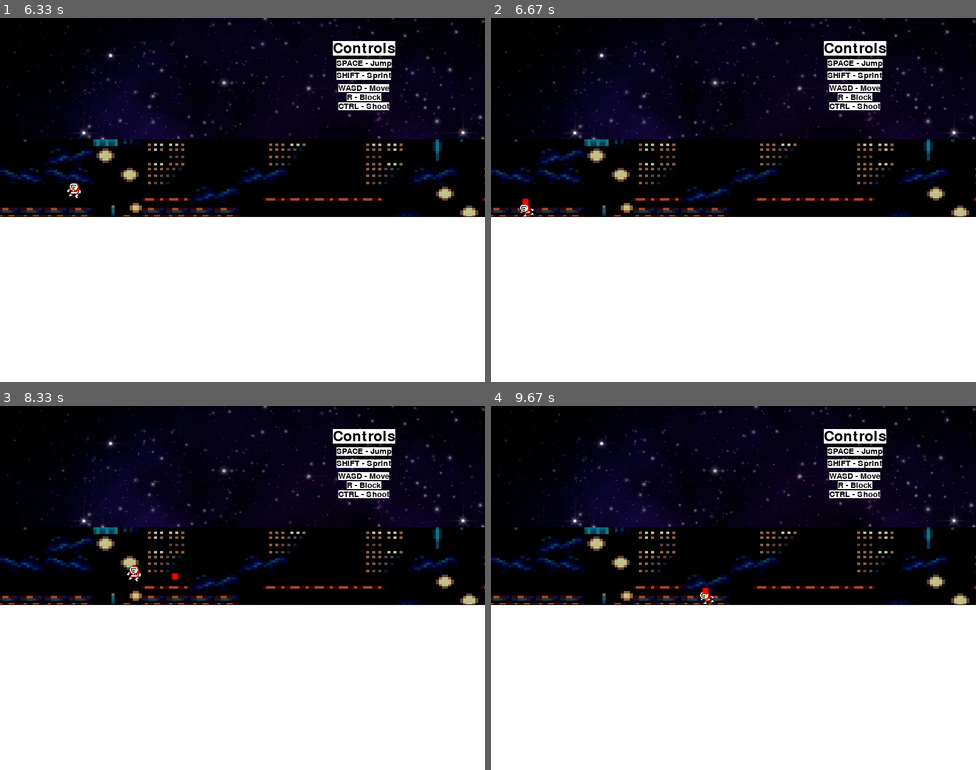
Above: before the commit, frames 1-4 (two rows, left to right).
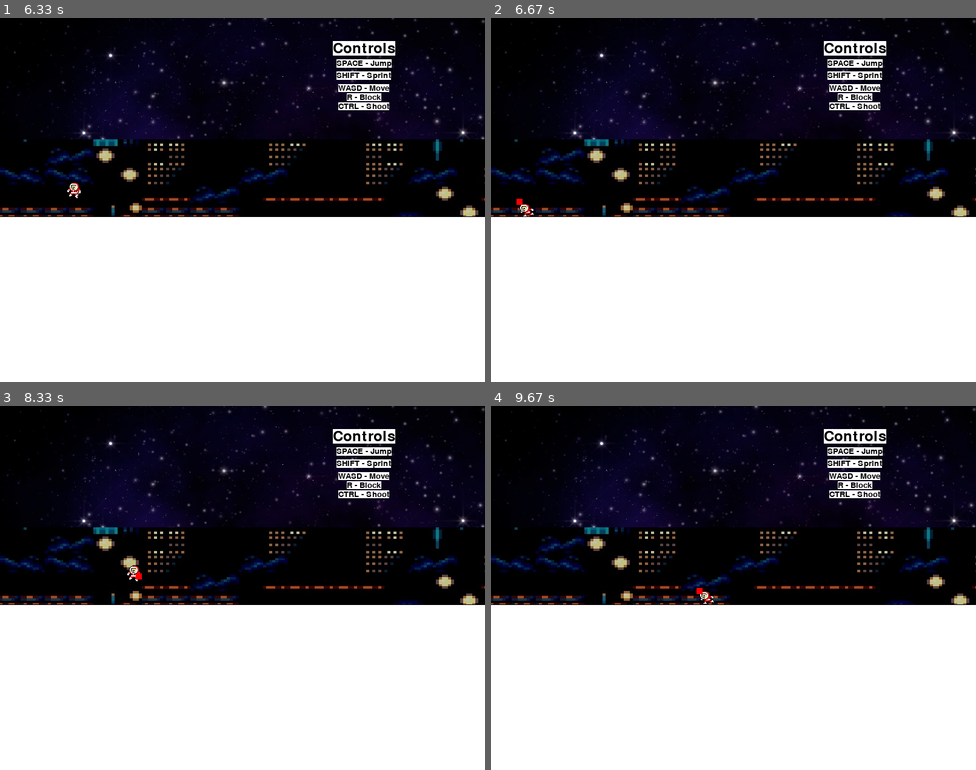
Above: after the commit, the same moments.

Repository: hortonew/2dfighter
Game: pygame game, started from main.py
The game is run twice, just before and just after one commit, with the same random seed, the same clock (stepped at 60 frames per second) and the same inputs. The source is Python 2; it was converted automatically to run under Python 3.
Inputs (mouse positions are in pixels of both pictures, inside the frame that each line leads up to):
- Up to frame 1 (6.33 s): tap Ctrl at 0.33, 0.82, 2.38, 3.82, 5.22 s; hold D 0.67-1.13 s; move the mouse to (397, 189) at 0.7 s; tap Space at 0.73, 1.03, 1.23, 1.53, 1.73, 2.03, 2.3, 2.63, 2.93, 3.07, 3.37, 3.73, 4.13, 4.43, 4.63, 4.93, 5.13, 5.43, 5.63, 5.93 s; hold D 1.17-1.63 s; move the mouse to (126, 203) at 1.2 s; tap 2 at 1.32, 2.72, 4.22, 5.72 s; hold A 1.67-2.2 s; move the mouse to (92, 145) at 1.7 s; hold S 2.23-2.53 s; move the mouse to (315, 72) at 2.27 s; hold A 2.57-2.97 s; move the mouse to (300, 232) at 2.6 s; hold D 3-3.63 s; move the mouse to (252, 76) at 3.03 s; hold S 3.67-4.03 s; move the mouse to (67, 189) at 3.7 s; hold A 4.07-4.53 s; move the mouse to (247, 236) at 4.1 s; hold D 4.57-5.03 s; move the mouse to (227, 138) at 4.6 s; hold D 5.07-5.53 s; move the mouse to (368, 258) at 5.1 s; hold A 5.57-6.1 s; move the mouse to (164, 79) at 5.6 s
- Up to frame 2 (6.67 s): hold A from 6.47 s (still down); move the mouse to (549, 119) at 6.5 s; tap Space at 6.53 s; tap Ctrl at 6.62 s
- Up to frame 3 (8.33 s): tap Space at 6.83, 6.97, 7.27, 8.03 s; release A at 6.87 s; hold D 6.9-7.53 s; move the mouse to (417, 558) at 6.93 s; tap 2 at 7.05 s; hold A from 7.97 s (still down); move the mouse to (344, 522) at 8 s; tap Ctrl at 8.12 s
- Up to frame 4 (9.67 s): tap Space at 8.33, 8.53, 8.83, 9.03, 9.33, 9.53 s; release A at 8.43 s; hold D 8.47-8.93 s; move the mouse to (903, 660) at 8.5 s; tap 2 at 8.62 s; hold D 8.97-9.43 s; move the mouse to (592, 518) at 9 s; hold A from 9.47 s (still down); move the mouse to (588, 464) at 9.5 s; tap Ctrl at 9.62 s

Frame 1 is identical in both runs. In frame 2, less than 0.1% of the frame differs, in the area x 5-8%, y 49-52%; in frame 3, less than 0.1%; in frame 4, less than 0.1%.

Commit message:
fixed projectiles so that they obey player direction

Diff:
--- a/classes/player.py
+++ b/classes/player.py
@@ -75,7 +75,7 @@
 		if spd != [0,0]:
 			self.rect = self.rect.move(self.speed)
 	def shoot(self):
-		self.projectiles.append(projectile.Projectile(affected_by_gravity=False, x=self.rect.x, y=self.rect.y, direction=-1, rect=pygame.rect.Rect(self.rect.x,self.rect.y,10,10)))
+		self.projectiles.append(projectile.Projectile(affected_by_gravity=False, x=self.rect.x, y=self.rect.y, direction=self.direction, rect=pygame.rect.Rect(self.rect.x,self.rect.y,10,10)))
 
 
 	def jump(self):
--- a/classes/projectile.py
+++ b/classes/projectile.py
@@ -11,6 +11,6 @@
 		self.rect.y = y
 	def update(self):
 		if self.direction == LEFT:
+			self.rect.x -= self.speed
+		else:
 			self.rect.x += self.speed
-		else:
-			self.rect.x -= self.speed
